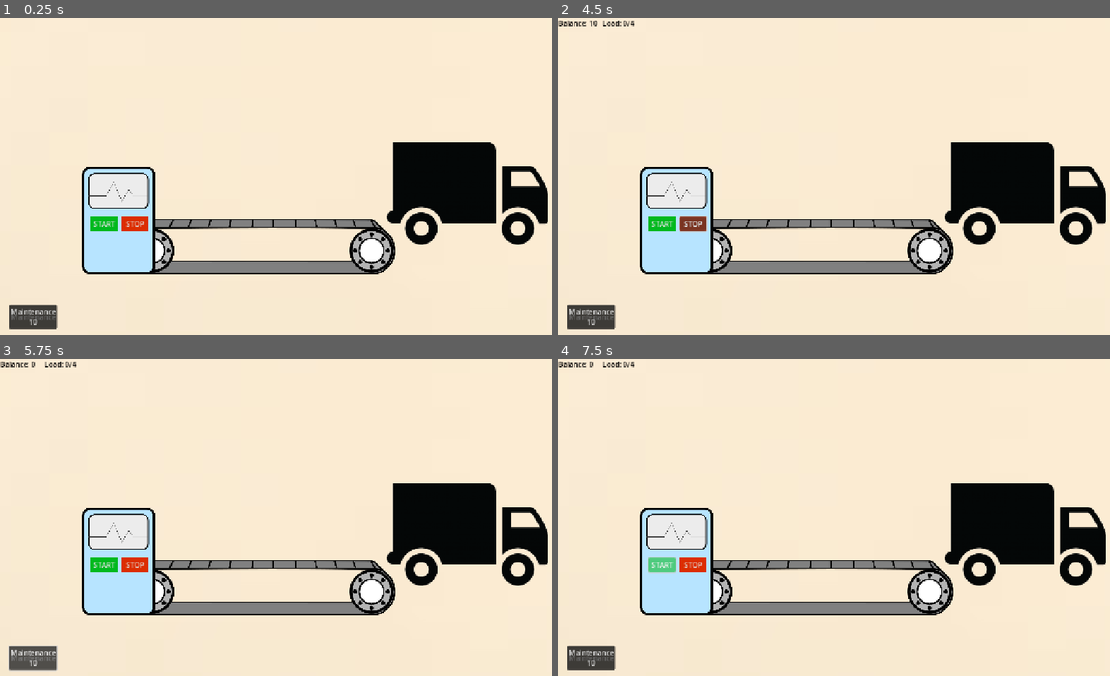
Above: before the commit, frames 1-4 (two rows, left to right).
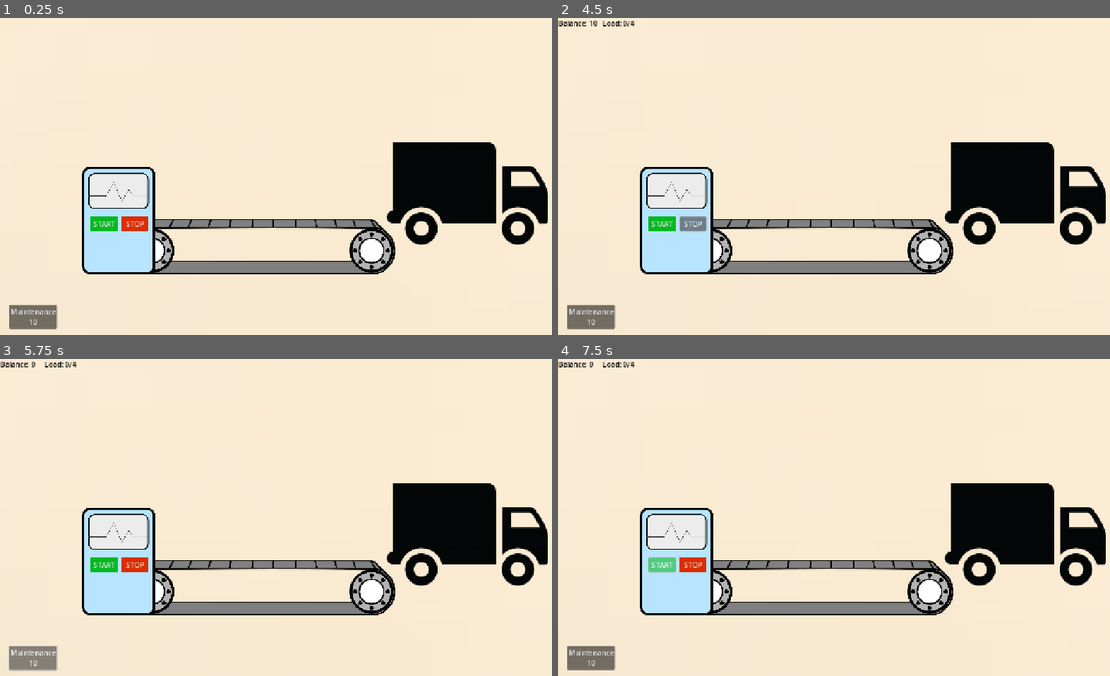
Above: after the commit, the same moments.

Repository: dkajo/supply-chain-game
Game: Godot game, scene res://Scenes/level.tscn
Two runs of this game, one before a commit and one after it. Both use one fixed random seed, a clock stepped at 60 frames per second and the inputs below.
Inputs:
- Up to frame 1 (0.25 s): no input
- Up to frame 2 (4.5 s): click "STOP" at 0.5 s; click "Maintenance" (after the commit: "Maintenance 10") at 1.25 s; click "Maintenance 10" at 2 s; click "START" at 2.75 s; click "START" at 3.5 s; click "STOP" at 4.25 s
- Up to frame 3 (5.75 s): click "Maintenance" (after the commit: "Maintenance 10") at 5 s
- Up to frame 4 (7.5 s): click "Maintenance 10" at 5.75 s; click "STOP" at 6.5 s; click "START" at 7.25 s

The runs differ from the first frame. In frame 1, 0.6% of the frame differs, in the area x 1-11%, y 90-99%; in frame 2, 0.8%, in the area x 1-27%, y 62-99%; in frame 3, 0.6%; in frame 4, 0.6%.

Commit message:
Refactor score label

Diff:
--- a/Scenes/level.tscn
+++ b/Scenes/level.tscn
@@ -7,55 +7,10 @@
 [ext_resource type="PackedScene" uid="uid://b6i4ou8t1n8lh" path="res://Scenes/UI/UIFacade.tscn" id="6_0f350"]
 [ext_resource type="PackedScene" uid="uid://bjkhviq24hlog" path="res://Scenes/truck.tscn" id="6_1ainy"]
 
-[sub_resource type="StyleBoxFlat" id="StyleBoxFlat_n6hdu"]
-bg_color = Color(0.858824, 0.176471, 0, 0.784314)
-
-[sub_resource type="StyleBoxFlat" id="StyleBoxFlat_km5ld"]
-bg_color = Color(0.860567, 0.177546, 0, 1)
-
 [node name="Level" type="Node2D"]
 script = ExtResource("1_oi3di")
 
 [node name="UI" type="CanvasLayer" parent="."]
-
-[node name="Control" type="Control" parent="UI"]
-layout_mode = 3
-anchors_preset = 0
-offset_right = 40.0
-offset_bottom = 40.0
-
-[node name="StopButton" type="Button" parent="UI/Control"]
-layout_mode = 0
-offset_left = 275.0
-offset_top = 450.0
-offset_right = 336.0
-offset_bottom = 482.0
-theme_override_styles/pressed = SubResource("StyleBoxFlat_n6hdu")
-theme_override_styles/normal = SubResource("StyleBoxFlat_km5ld")
-text = "STOP"
-
-[node name="BalanceLabel" type="Label" parent="UI/Control"]
-layout_mode = 0
-offset_right = 40.0
-offset_bottom = 23.0
-theme_override_colors/font_color = Color(0, 0, 0, 1)
-
-[node name="MaintenanceBtn" type="Button" parent="UI/Control"]
-layout_mode = 0
-offset_left = 20.0
-offset_top = 650.0
-offset_right = 129.0
-offset_bottom = 704.0
-text = "Maintenance"
-
-[node name="Score" type="Label" parent="UI/Control"]
-layout_mode = 0
-offset_left = 800.0
-offset_top = 320.0
-offset_right = 836.0
-offset_bottom = 343.0
-theme_override_colors/font_color = Color(0.960784, 0, 0, 1)
-theme_override_font_sizes/font_size = 40
 
 [node name="Background" type="TextureRect" parent="."]
 anchors_preset = 15
@@ -85,6 +40,3 @@
 
 [node name="Truck" parent="." instance=ExtResource("6_1ainy")]
 position = Vector2(390, -45)
-
-[connection signal="pressed" from="UI/Control/StopButton" to="." method="_on_stop_button_pressed"]
-[connection signal="pressed" from="UI/Control/MaintenanceBtn" to="." method="_on_maintenance_btn_pressed"]
--- a/Scripts/level.gd
+++ b/Scripts/level.gd
@@ -54,8 +54,6 @@
 
 func spend(price: int) -> void:
 	balance -= price
-	#$UI/Control/BalanceLabel.text = "Balance: %d" % balance
-	#ui.update_balance_label(balance)
 	update_balance(balance)
 
 # --- Button Signals ---
@@ -89,17 +87,7 @@
 		game_over()
 
 func update_score_label(score):
-	var label = $UI/Control/Score
-	var s = str(score)
-	if score >= 0:
-		s = '+' + s
-		label.add_theme_color_override("font_color", Color.WEB_GREEN)
-	else:
-		label.add_theme_color_override("font_color", Color.RED)
-	label.visible = true
-	label.text = s
-	await get_tree().create_timer(0.8).timeout
-	label.visible = false
+	ui.update_score_label(score)
 
 func update_truck_load_label(load, capacity):
 	ui.update_truck_load_label(load, capacity)
--- a/Scripts/ui_facade.gd
+++ b/Scripts/ui_facade.gd
@@ -21,6 +21,19 @@
 func update_truck_load_label(load, capacity):
 	$HUD/TruckLoadLabel.text = "Load: %d/%d" % [load, capacity]
 
+func update_score_label(score):
+	var label = $HUD/Score
+	var s = str(score)
+	if score >= 0:
+		s = '+' + s
+		label.add_theme_color_override("font_color", Color.WEB_GREEN)
+	else:
+		label.add_theme_color_override("font_color", Color.RED)
+	label.visible = true
+	label.text = s
+	await get_tree().create_timer(0.8).timeout
+	label.visible = false
+
 # --- Button functions ---
 func _on_start_button_pressed() -> void:
 	emit_signal("start_button_pressed")
Not shown: 1 places in Scenes/level.tscn that only renumber resources
